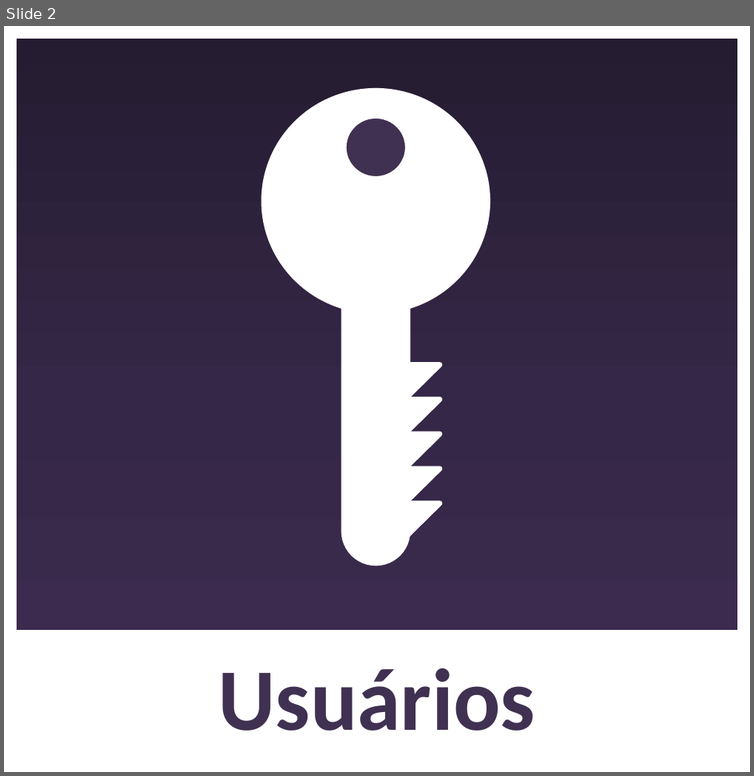
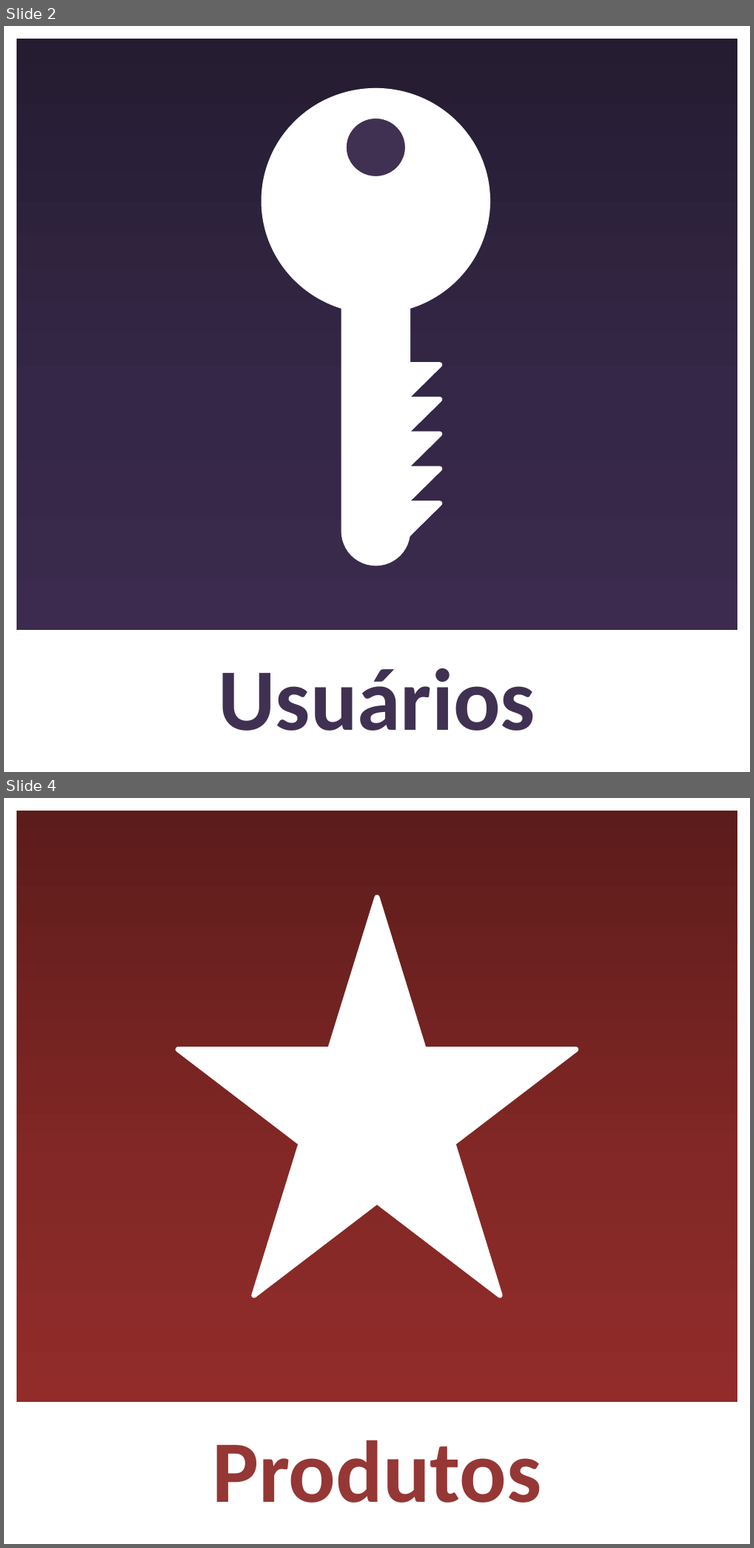
Before and after one commit to solkam/TremnCRM-docs, a slide deck: UI/Icons TremnCRM.pptx. Shown one above the other, each under a label of ours: slide 2 before the commit, slides 2 and 4 after it; the slides between them are not shown. The pictures are 754x776 and 754x1548 pixels, drawn with LibreOffice and Linux fonts; fonts in the diff are those of the drawing. Boxes give left, top, right and bottom in pixels: in the first picture for what was removed or moved away, otherwise in the second. Text is boxed around its words. In the diff, an @@ line names an element or a change of style, - is before the commit and + after.

```diff
--- a/UI/Icons TremnCRM.pptx
+++ b/UI/Icons TremnCRM.pptx
@@ slide 4 added at [4, 798, 750, 1544], background #FFFFFF @@
@@ rounded rectangle added at [17, 811, 738, 1532], fill gradient #5D1D1B to #842926 to #9C302E @@
@@ star added at [179, 897, 576, 1295], fill #FFFFFF, outline #FFFFFF 6 pt @@
@@ rectangle added at [17, 1405, 738, 1529], fill #FFFFFF, outline #FFFFFF 6 pt, 100 pt, text #953735, bold @@
+Produtos
```
Also in this commit, not shown: 1 other slide added, 4 other files.
